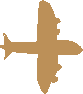
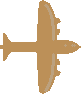
Two versions of the same layered image (w=83, h=94). Layer-by-layer changes:
added layer "Layer #1" above "Pasted Layer" over [44,4,76,92]
added layer "Pasted Layer" above "Layer" over [0,48,81,94]
painted on "Layer" over [0,35,83,94]
